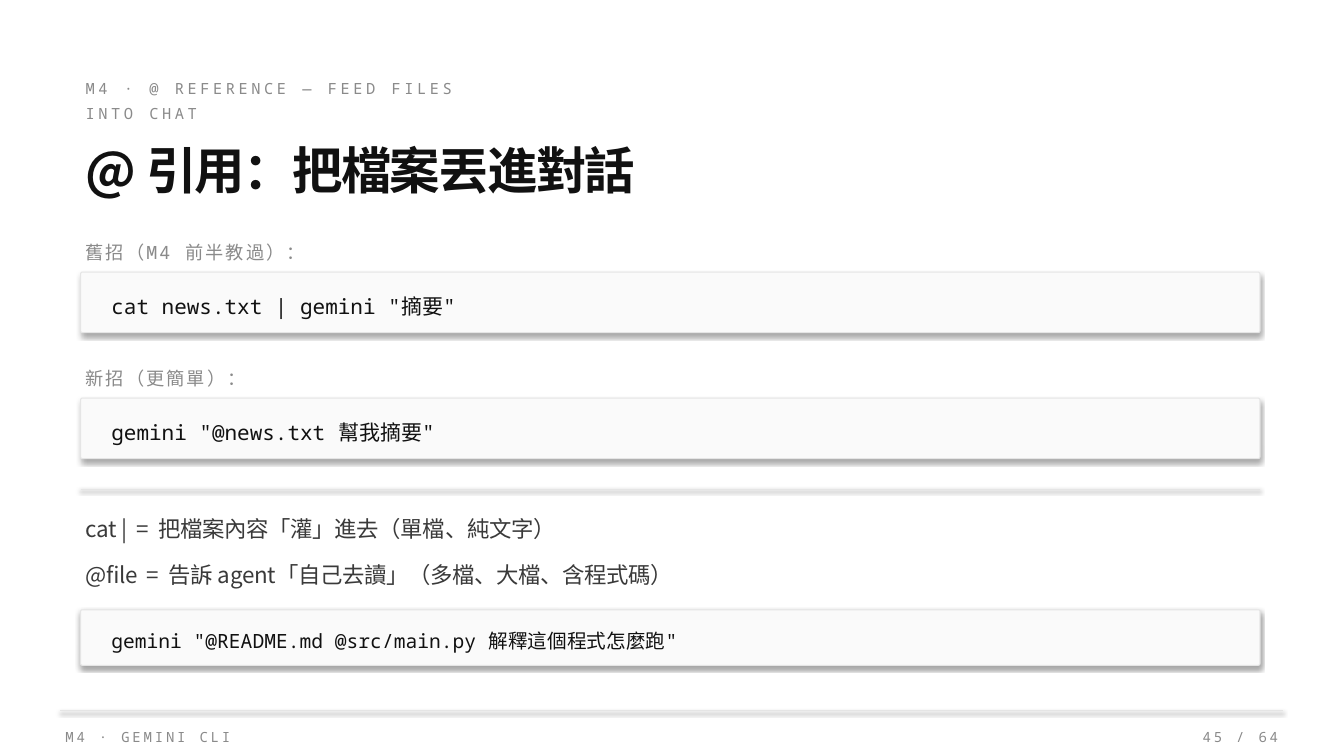
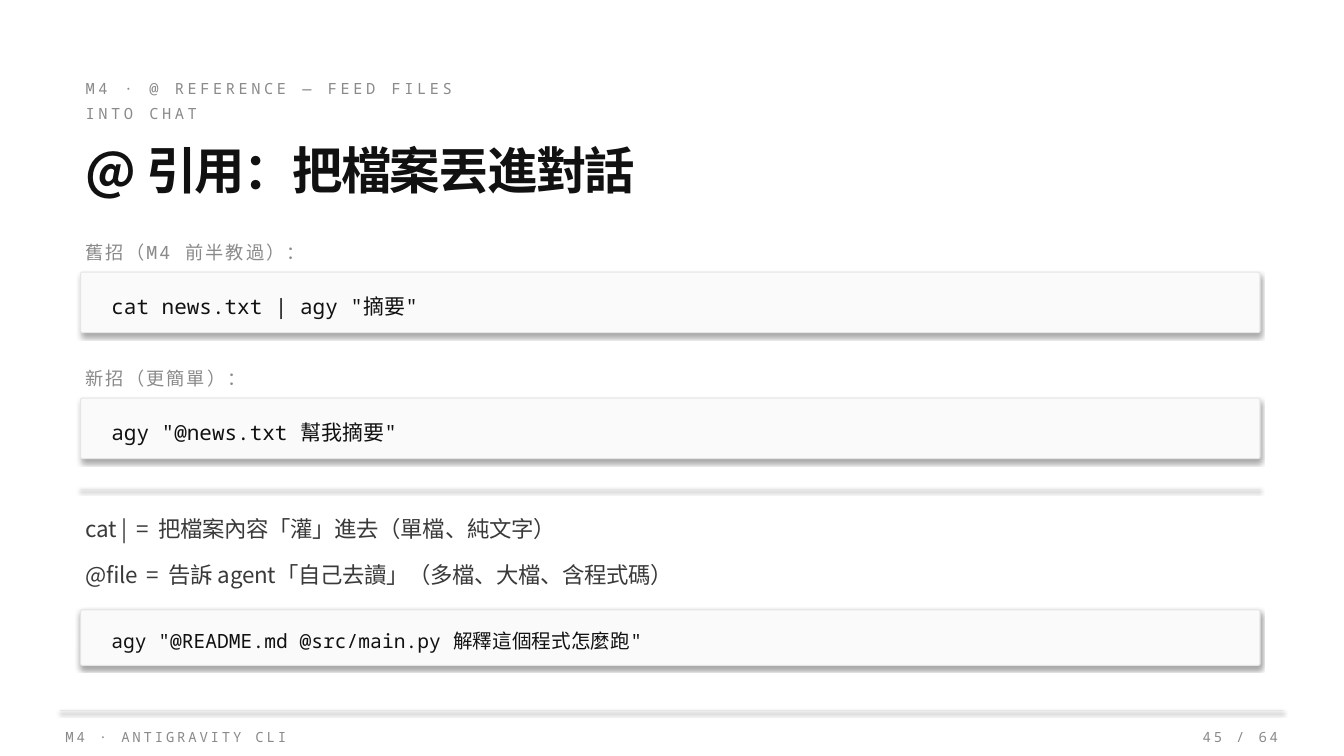
Before and after one commit to Zenobia000/SDD-agent-coding-beginner, a slide deck: slide 45 of class_plan/vibe_coding_workshop.pptx. Drawn at 1344x756 pixels with LibreOffice and Linux fonts; fonts in the diff are those of the drawing. Boxes give left, top, right and bottom in pixels: in the first picture for what was removed or moved away, otherwise in the second. Text is boxed around its words. In the diff, an @@ line names an element or a change of style, - is before the commit and + after.

```diff
--- a/class_plan/vibe_coding_workshop.pptx
+++ b/class_plan/vibe_coding_workshop.pptx
@@ text in rounded rectangle at [111, 296, 417, 319]: text changed @@
-cat news.txt | gemini "摘要"
+cat news.txt | agy "摘要"
@@ text in rounded rectangle at [111, 422, 397, 445]: text changed @@
-gemini "@news.txt 幫我摘要"
+agy "@news.txt 幫我摘要"
@@ text in rounded rectangle at [111, 631, 642, 653]: text changed @@
-gemini "@README.md @src/main.py 解釋這個程式怎麼跑"
+agy "@README.md @src/main.py 解釋這個程式怎麼跑"
@@ text at [65, 732, 286, 742]: text changed @@
-M4 · GEMINI CLI
+M4 · ANTIGRAVITY CLI
```
Also in this commit, not shown: 21 other slides changed, 46 other files.
